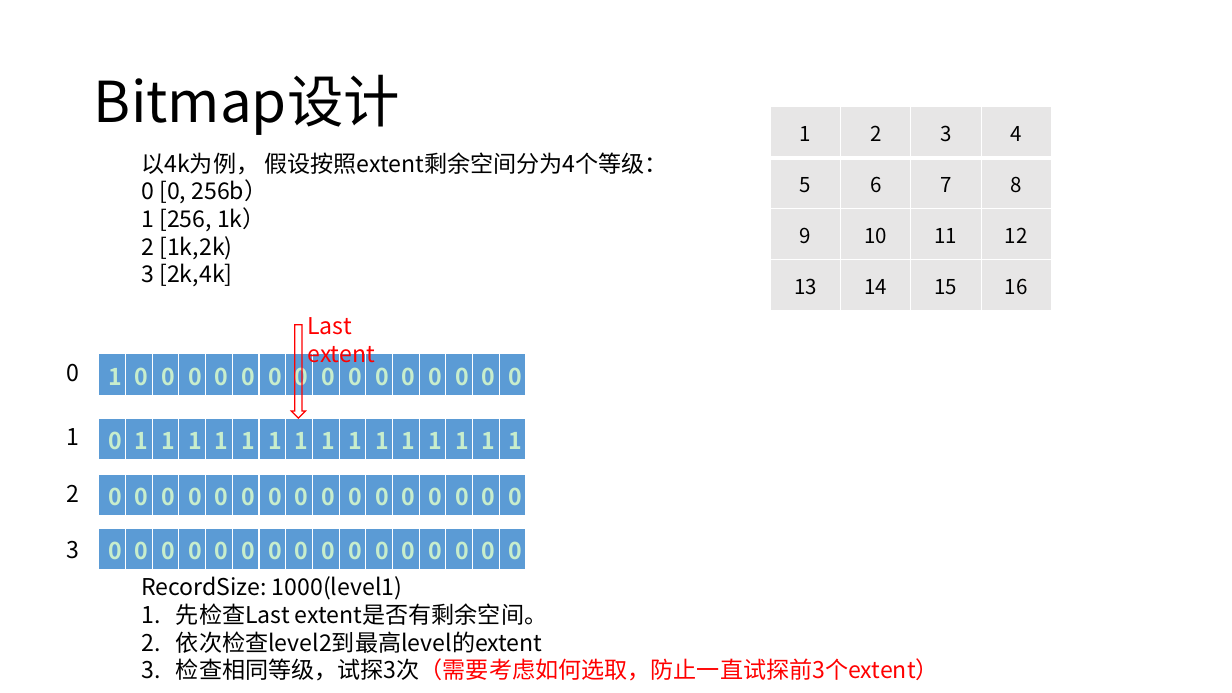
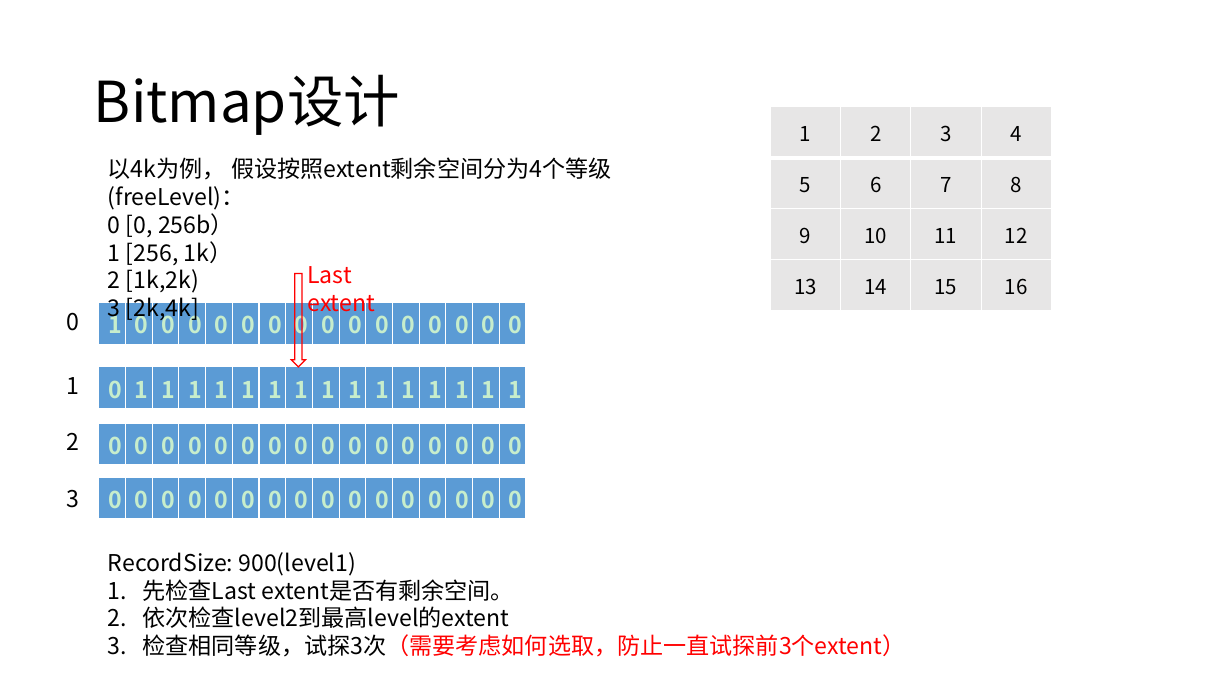
Before and after one commit to Vivian-hihi/SequoiaDB, a slide deck: slide 15 of internal_doc/03.开发设计/ACID/数据文件设计/数据文件设计讨论会20190109.pptx (slide 14 before the commit). Drawn at 1232x693 pixels with LibreOffice and Linux fonts; fonts in the diff are those of the drawing. Boxes give left, top, right and bottom in pixels: in the first picture for what was removed or moved away, otherwise in the second. Text is boxed around its words. In the diff, an @@ line names an element or a change of style, - is before the commit and + after.

Commit message:
更新设计文档

```diff
--- a/internal_doc/03.开发设计/ACID/数据文件设计/数据文件设计讨论会20190109.pptx
+++ b/internal_doc/03.开发设计/ACID/数据文件设计/数据文件设计讨论会20190109.pptx
@@ text "以4k为例， 假设按照extent剩余空间分为4个等级(freeLevel)：" moved from (x1=141, y1=152, x2=668, y2=286) to (x1=108, y1=157, x2=612, y2=322) @@
@@ text at (x1=108, y1=157, x2=612, y2=210): text changed @@
-以4k为例， 假设按照extent剩余空间分为4个等级：
+以4k为例， 假设按照extent剩余空间分为4个等级(freeLevel)：
@@ 5 texts, 4 tables, 1 down arrow moved together from (x1=67, y1=317, x2=528, y2=567) to (x1=67, y1=266, x2=528, y2=515) @@
@@ text "RecordSize: 900(level1)" moved from (x1=141, y1=576, x2=939, y2=681) to (x1=108, y1=552, x2=906, y2=657) @@
@@ text at (x1=108, y1=552, x2=357, y2=576): text changed @@
-RecordSize: 1000(level1)
+RecordSize: 900(level1)
```
Also in this commit, not shown: 7 other slides changed, 1 slide added, 1 other file.
